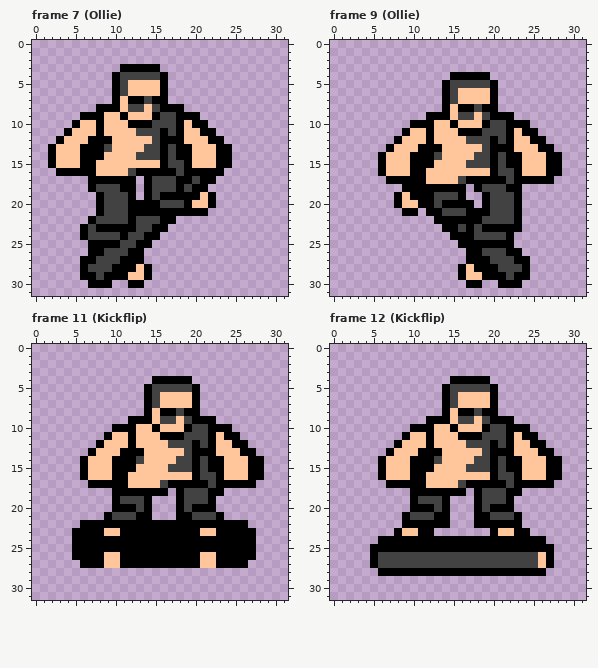
Pixel-art file: aseprite/skateboard.aseprite. The first picture shows the starting point.
32x32 pixels, 29 frames. Shown: frame 7 (Ollie), frame 9 (Ollie), frame 11 (Kickflip), frame 12 (Kickflip). The commit also changed other frames, which this record leaves out.
The result:
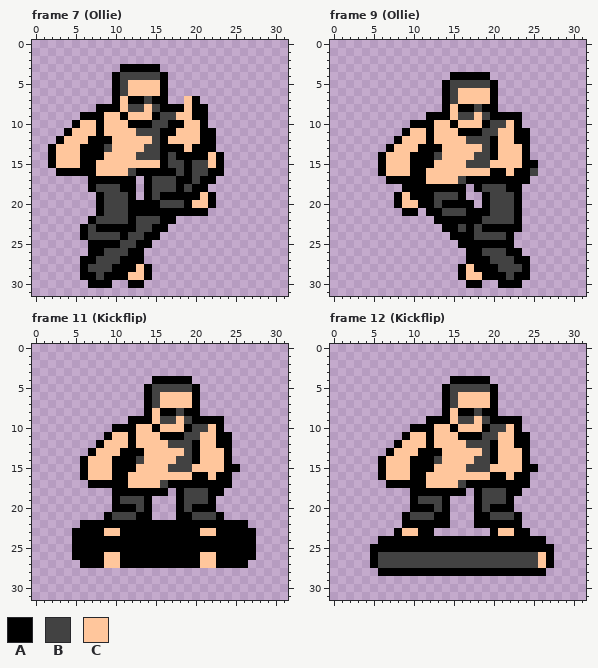
Palette (. is transparent): A #000000  B #424242  C #ffc69c
Changes in this commit:
Frame 7 (Ollie), layer "Arms":
y 7: x 19..20 .. -> CA
y 8: x 19..21 ... -> CAA
y 9: x 18..19 AA -> CC; x 21 . -> A
y 10: x 17 B -> A; x 20 A -> C
y 11: x 17..18 BA -> AC
y 12: x 17..18 AA -> CC; x 21 C -> A; x 23 A -> .
y 13: x 17 B -> A; x 19..24 ACCCAA -> CAAA..
y 14: x 20..21 CC -> AA; x 24 A -> .
y 15: x 20..21 CC -> BB; x 24 A -> .
y 16: x 20..21 AA -> BB
Frame 9 (Ollie), layer "Arms":
y 9: x 23 . -> A
y 10: x 22 A -> C; x 24 A -> .
y 11: x 21..23 BAC -> CCA; x 25 A -> .
y 12: x 21..26 BACCAA -> CCAA..
y 13: x 21..22 AA -> CC; x 24..27 CCAA -> A...
y 14: x 21..28 BAACCCAA -> CCCA....
y 15: x 20..28 ABAACCCAA -> CCCCAA...
y 16: x 21..22 BB -> AC; x 24..28 CCCAA -> AB...
y 17: x 22 B -> A; x 25..27 AAA -> ...
Frame 11 (Kickflip), layer "Arms":
y 9: x 23 . -> A
y 10: x 22 A -> C; x 24 A -> .
y 11: x 21..23 BAC -> CCA; x 25 A -> .
y 12: x 21..26 BACCAA -> CCAA..
y 13: x 21..22 AA -> CC; x 24..27 CCAA -> A...
y 14: x 21..28 BAACCCAA -> CCCA....
y 15: x 20..28 ABAACCCAA -> CCCCAA...
y 16: x 21..22 BB -> AC; x 24..28 CCCAA -> A....
y 17: x 22 B -> A; x 25..27 AAA -> ...
Frame 12 (Kickflip), layer "Arms": the same change as frame 11 (Kickflip)
